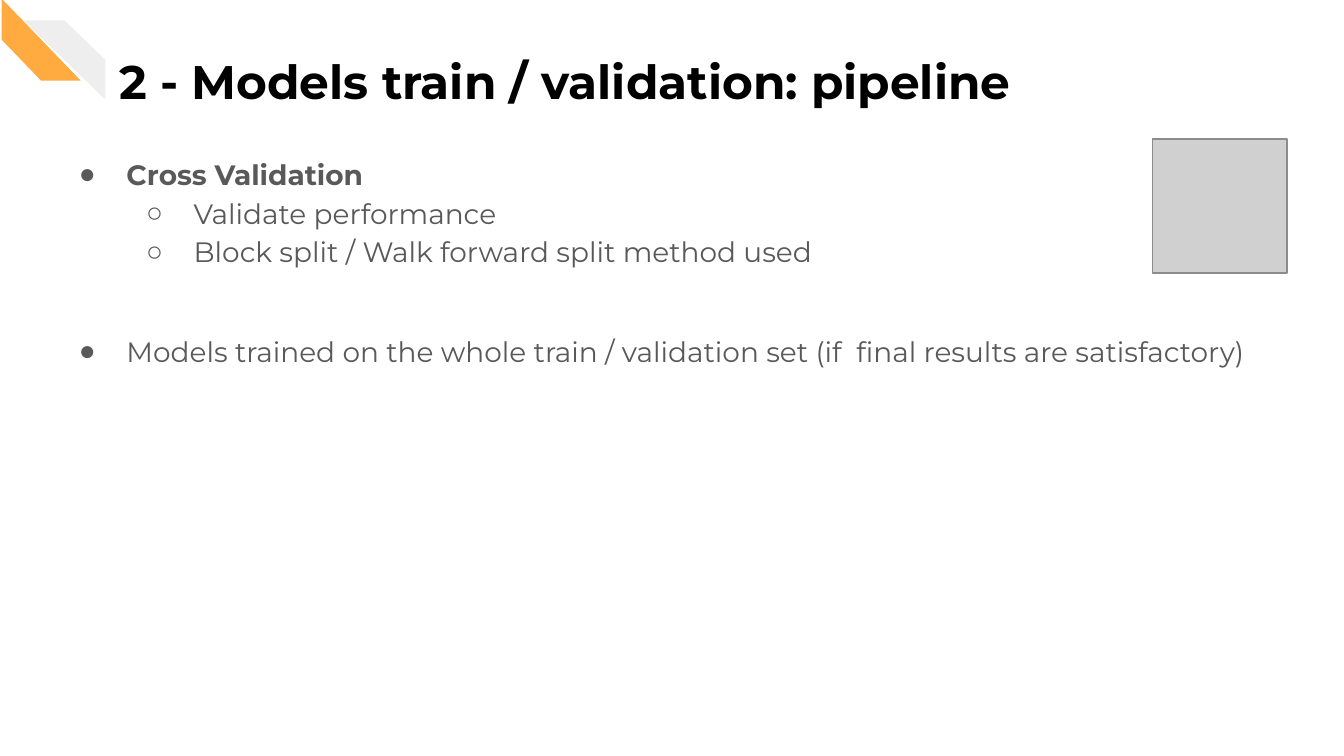
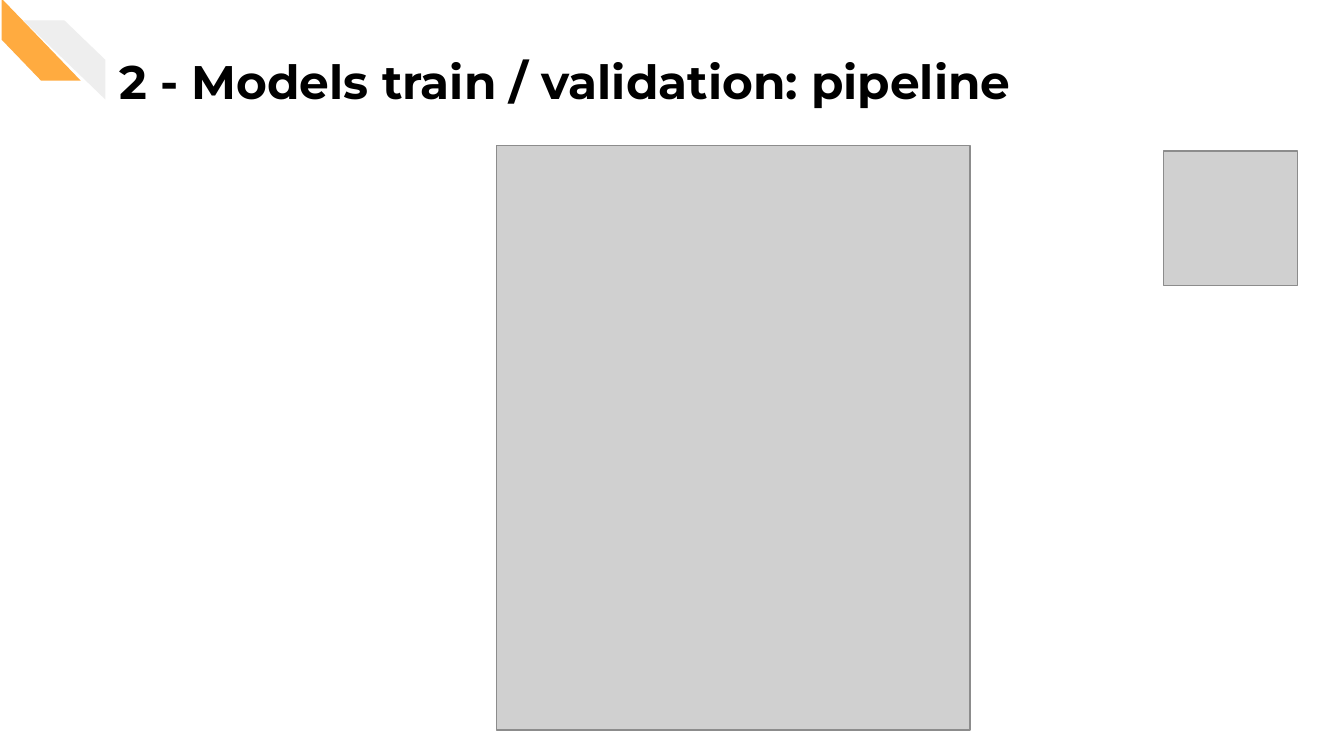
Before and after one commit to CorsiDanilo/bitcoin-price-prediction-with-pyspark, a slide deck: slide 21 of presentation/presentation.pptx. Drawn at 1344x756 pixels with LibreOffice and Linux fonts; fonts in the diff are those of the drawing; grey boxes stand for pictures. Boxes give left, top, right and bottom in pixels: in the first picture for what was removed or moved away, otherwise in the second. Text is boxed around its words. In the diff, an @@ line names an element or a change of style, - is before the commit and + after.

Commit message:
Updating presentation and images

```diff
--- a/presentation/presentation.pptx
+++ b/presentation/presentation.pptx
@@ picture added at [496, 145, 969, 730] @@
@@ text removed at [126, 163, 1244, 368] @@
-● Cross Validation
-  ○ Validate performance
-  ○ Block split / Walk forward split method used
-● Models trained on the whole train / validation set (if final results are satisfactory)
@@ picture: place and size @@
-picture at [1153, 138, 1288, 273]
+picture at [1164, 151, 1298, 285]
```
Also in this commit, not shown: 7 other slides changed, 12 other files.
